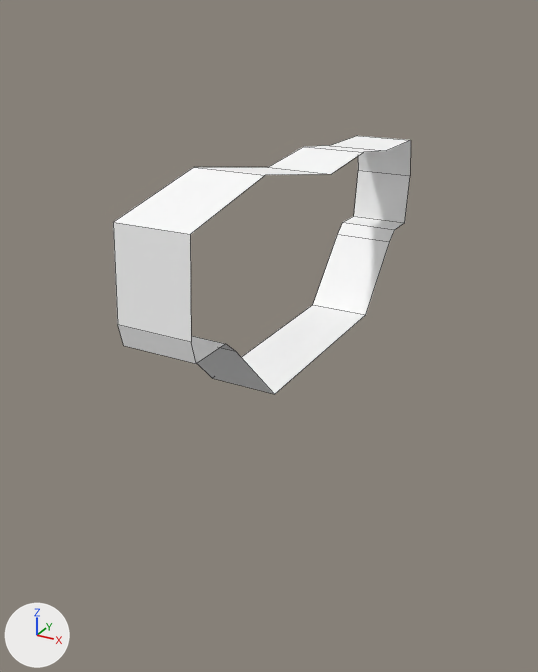
The FBX model Proyecto2/Assets/NivelBosses/Boss4.fbx: old version first, new version second.
One viewpoint serves both versions: a 50 mm lens placed at (22.1, -42.8, 21.9), pointed at (-0.1, -2.5, 1.8). Lighting does not change. The marker at lower left points along +X, +Y and +Z. Mesh edges are drawn as thin lines. Where no turn or scale is listed for an object, it has been applied to the vertices.

The scene before the commit, as lines of its bpy script (objects in view):
```python
me_plane_000 = bpy.data.meshes.new('Plane.000')
me_plane_000.from_pydata(...)  # 32 vertices, 16 faces; spans x -2.3..2.3, y -15.6..15.9, z 0.2..13.8
me_plane_000.materials.append(mat_default_prototype)  # its picture is missing
ob_plane_000 = bpy.data.objects.new('Plane.000', me_plane_000)
ob_plane_000.location = (0.6, 0.0, 0.03)
```
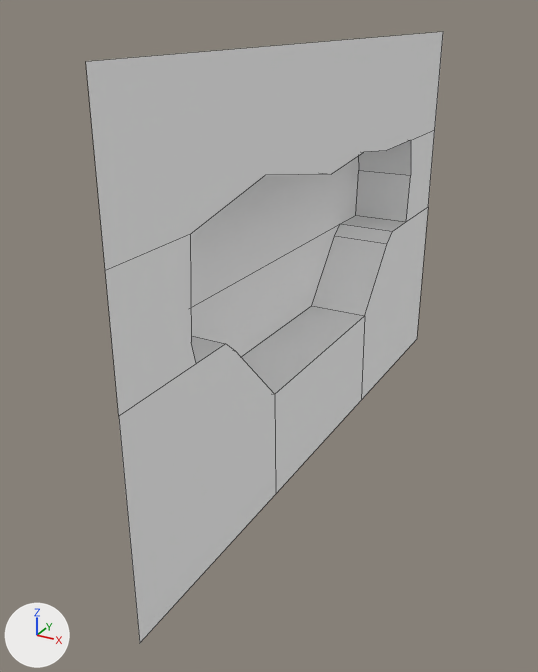
Boxes [x1, y1, x2, y2] around the edits, measured in the pictures (538 x 672 px):
'Plane.000', reshaped (20% wider, 136% taller): before [113, 136, 411, 394]; after [86, 32, 443, 643]
part 1 of me_plane_000, built on: before [242, 140, 411, 394]; after [86, 32, 443, 643]

The change in detail:
me_plane_000 is used by ob_plane_000; location (0.6, 0.0, 0.03).
me_plane_000 had 32 vertices, 16 faces and spanned x -2.3..2.3, y -15.6..15.9, z 0.2..13.8.
me_plane_000 now has 42 vertices, 24 faces and spans x -2.3..2.3, y -21.3..21.7, z -7.3..20.2.
Part 1, on me_plane_000:
10 vertices move from x -2.3..2.3, y 7.7..15.9, z 0.2..9.5 to x -2.3..2.3, y 7.5..16.0, z 0.2..9.5.
10 vertices are added at x 2.3, y -21.3..21.7, z -7.3..20.2.
8 new faces join them.
